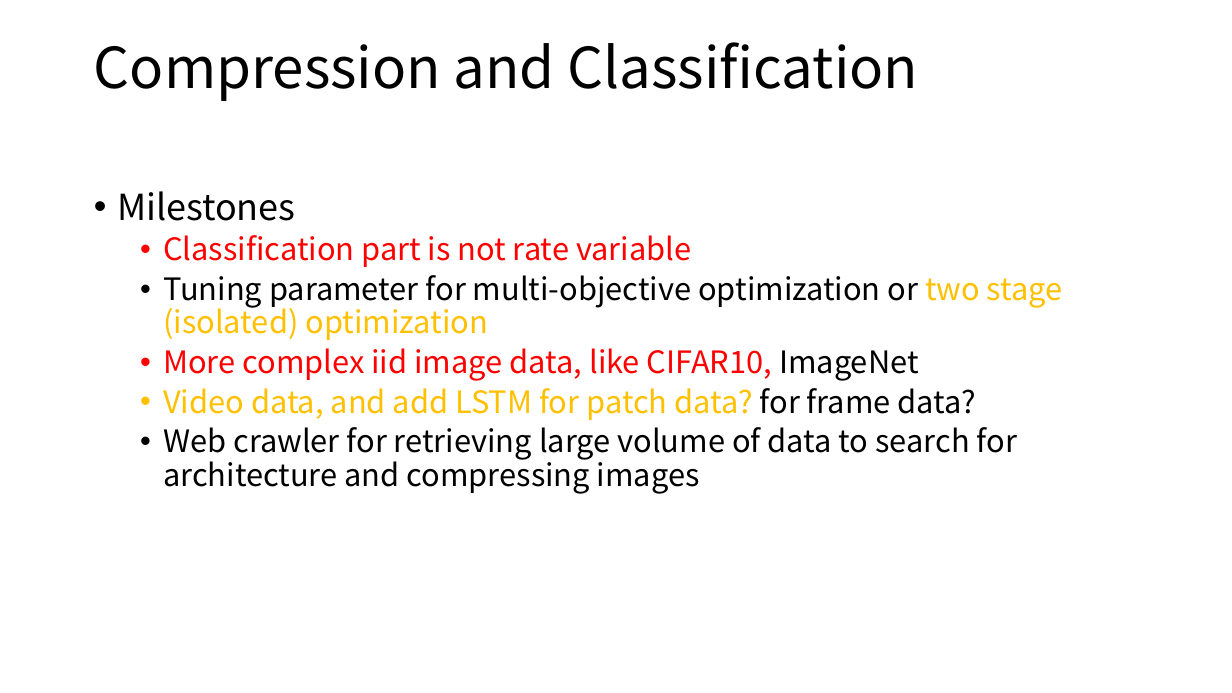
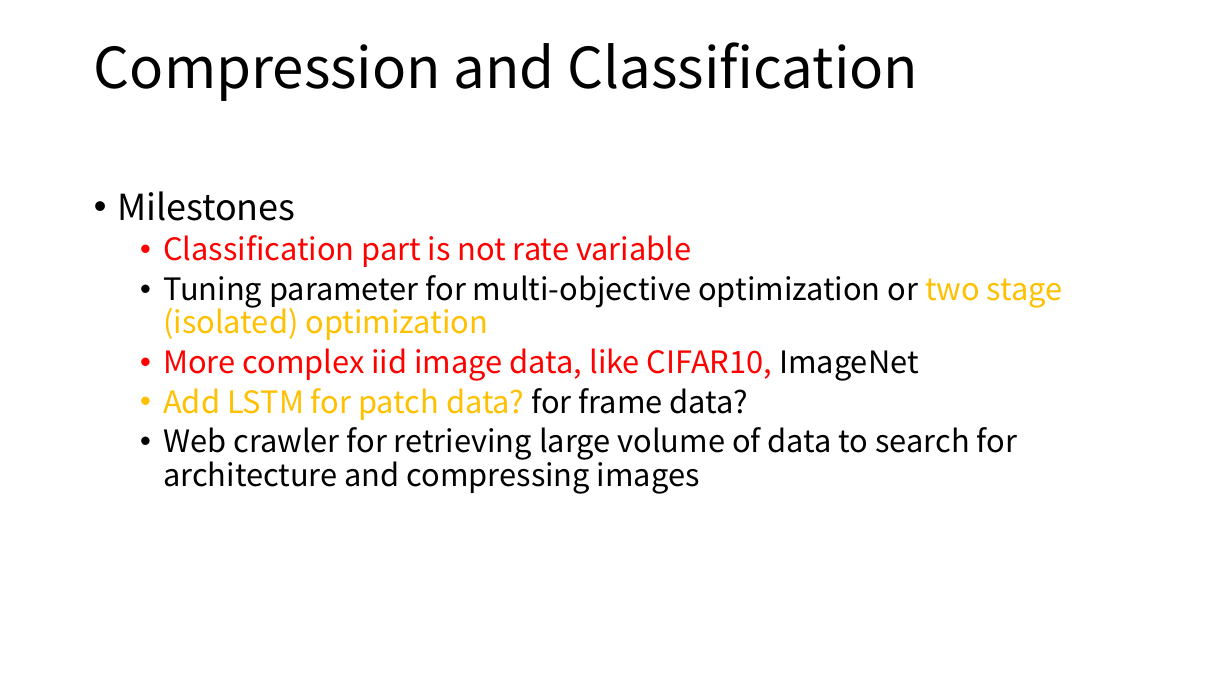
Before and after one commit to diaoenmao/Research, a slide deck: slide 6 of doc/Report/ongoing.pptx (slide 5 before the commit). Drawn at 1232x693 pixels with LibreOffice and Linux fonts; fonts in the diff are those of the drawing. Boxes give left, top, right and bottom in pixels: in the first picture for what was removed or moved away, otherwise in the second. Text is boxed around its words. In the diff, an @@ line names an element or a change of style, - is before the commit and + after.

```diff
--- a/doc/Report/ongoing.pptx
+++ b/doc/Report/ongoing.pptx
@@ text at (163, 388, 747, 420): text changed @@
-  • Video data, and add LSTM for patch data? for frame data?
+  • Add LSTM for patch data? for frame data?
```
Also in this commit, not shown: 2 other slides changed, 1 slide added.
